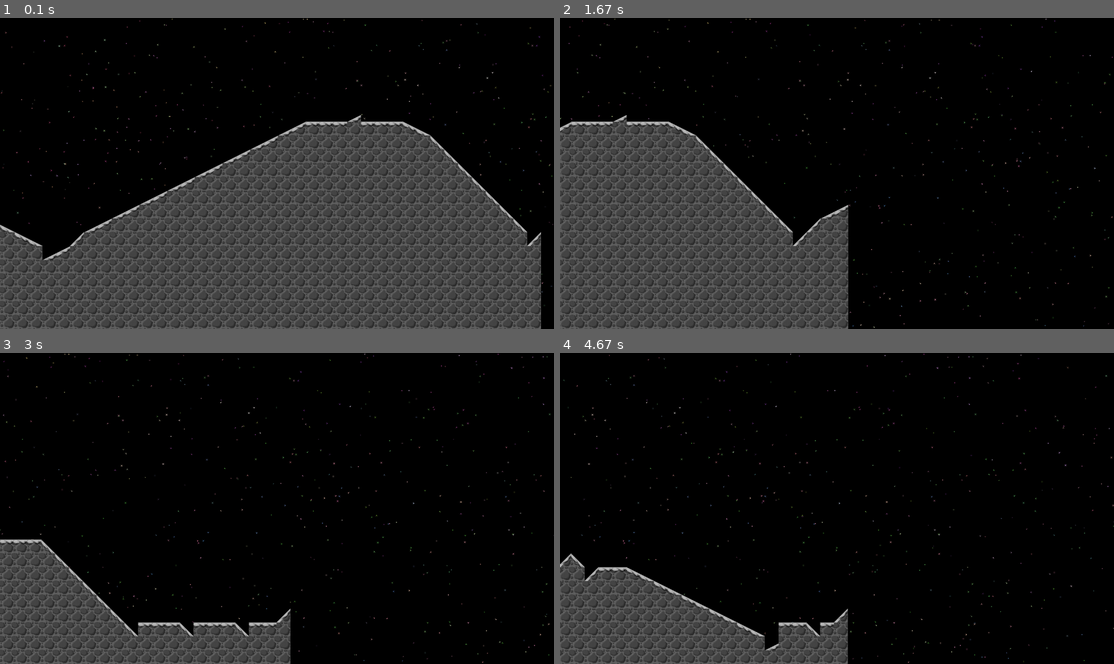
Above: before the commit, frames 1-4 (two rows, left to right).
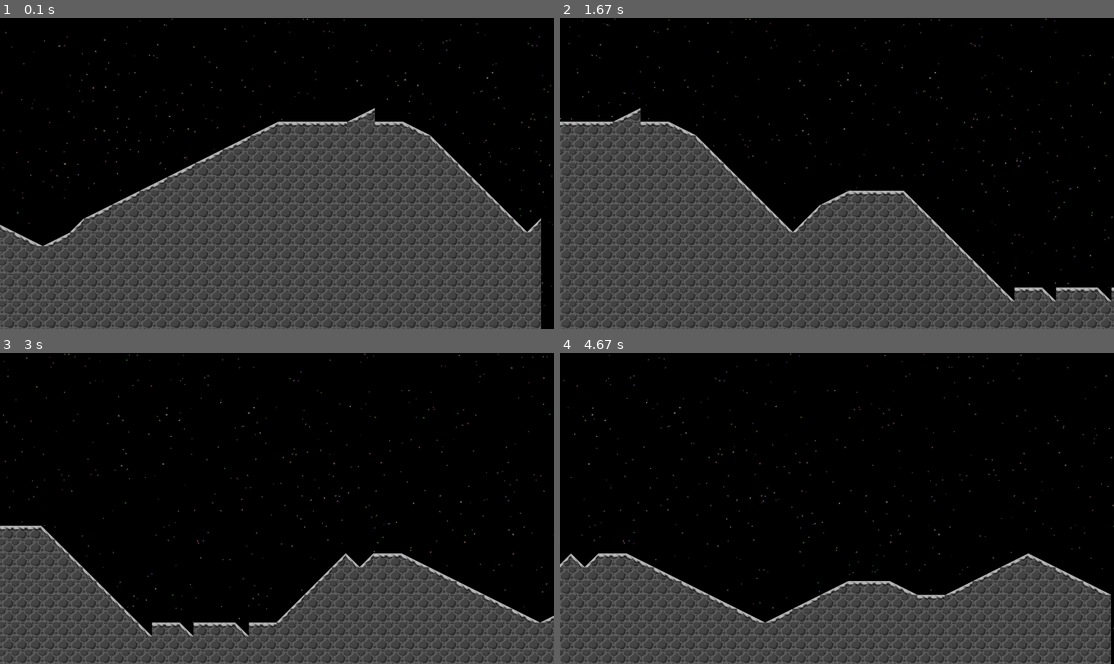
Above: after the commit, the same moments.

Repository: moriarty83/pygame-starter
Game: pygame game, started from quickstart.py
Two runs of this game, one before a commit and one after it. Both use one fixed random seed, a clock stepped at 60 frames per second and the inputs below.
Inputs:
- Up to frame 1 (0.1 s): no input
- Up to frame 2 (1.67 s): hold J 0.33-0.8 s; hold D 0.33-0.8 s; hold D 0.83-1.3 s; tap J at 0.9, 1.2, 1.4 s; hold W 1.33-1.63 s
- Up to frame 3 (3 s): hold D 1.67-2.13 s; tap J at 1.73, 2.03, 2.23, 2.53, 2.8 s; hold A 2.17-2.7 s; hold S from 2.73 s (still down)
- Up to frame 4 (4.67 s): release S at 3.03 s; hold A 3.07-3.47 s; tap J at 3.13, 3.43, 3.57, 3.97, 4.27, 4.63 s; hold W 3.5-3.87 s; hold D 3.9-4.53 s; hold S from 4.57 s (still down)

The runs differ from the first frame. In frame 1, 2.7% of the frame differs, in the area x 7-98%, y 29-78%; in frame 2, 13%; in frame 3, 14%; in frame 4, 16%, in the area x 4-100%, y 64-100%.

Commit message:
log generation hits

Diff:
--- a/quickstart.py
+++ b/quickstart.py
@@ -4,8 +4,11 @@
 import sys
 import math
 import random
+import time
 
 pygame.init()
+
+makingRow = False
 
 screen = pygame.display.set_mode((1280, 720))
 ground = pygame.display.set_mode((1280, 720))
@@ -50,8 +53,8 @@
 
 down_flat_tiles = {
     "flat": [32, 0],
-    "down_steep": [224, 0],
-    "down_gentle_start": [192, 64],
+    "down_steep": [192, 0],
+    "down_gentle_start": [128, 64],
 }
 
 clock = pygame.time.Clock()
@@ -136,56 +139,87 @@
 
 
 def build_ground_col():
+
+    global makingRow
+    makingRow = True
+
     toppings = dict(list(tiles.items())[:5])
     height = 8
     topper = random.choice(list(toppings.keys()))
     firstRow = False if len(rows) > 0 else True
     if firstRow == False:
+        if height == 15:
+            topper = random.choice(list(down_flat_tiles.keys()))
+        if height < 4:
+            topper = random.choice(list(up_flat_tiles.keys()))
         height = rows[-1]["height"]
 
         proceed = True if random.randint(0, 10) > 3 else False
         gentleSlope = True if firstRow == False and rows[-1]["topper"] == "up_gentle_start" or firstRow == False and rows[-1]["topper"] == "down_gentle_start" else False
-        print("proceed: ", proceed)
-        if proceed == True or gentleSlope == True:
+        if rows[-1]["topper"] == "up_gentle_start":
+            print("hit 1")
+            topper = "up_gentle_continue"
+        elif rows[-1]["topper"] == "down_gentle_start":
+            print("hit 2")
+            topper = "down_gentle_continue"
+
+        elif proceed == True or gentleSlope == True:
+            print("hit 3")
+
             if rows[-1]["topper"] == "up_steep":
+                print("hit 4")
                 topper = "up_steep"
                 height += 1
             elif rows[-1]["topper"] == "down_steep":
+                print("hit 5")
                 topper = "down_steep"
                 height -= 1
-            if rows[-1]["topper"] == "up_gentle_start":
-                topper = "up_gentle_continue"
-            elif rows[-1]["topper"] == "down_gentle_start":
-                topper = "down_gentle_continue"
+
             elif rows[-1]["topper"] == "up_gentle_continue":
+                print("hit 6")
                 height += 1
                 topper = "up_gentle_start"
             elif rows[-1]["topper"] == "down_gentle_continue":
+                print("hit 7")
                 height -= 1
                 topper = "down_gentle_start"
             else:
+                print("hit 8")
                 topper = rows[-1]["topper"]
             if height < 3:
+                print("hit 9")
                 topper = "flat"
                 height = 3
             if height > 15:
+                print("hit 10")
                 topper = "flat"
                 height = 15
 
         elif proceed == False and firstRow == False:
             print("proceed false, topper is: ", topper)
             if rows[-1]["topper"] == "flat":
+                print("hit 11")
                 if topper == "up_steep" or topper == "up_gentle_start":
+                    print("hit 12")
                     height += 1
             elif rows[-1]["topper"] == "up_steep" or rows[-1]["topper"] == "up_gentle_continue":
+                print("hit 13")
                 if topper == "up_steep" or topper == "up_gentle_start":
+                    print("hit 14")
                     height += 1
             elif rows[-1]["topper"] == "down_steep" or rows[-1]["topper"] == "down_gentle_continue":
-                if topper != "up_steep" or topper != "up_gentle_start":
+                print("hit 15")
+                if topper != "up_steep" and topper != "up_gentle_start":
+                    print("hit 16")
+                    print("topper is NOT upsteep, up gentle, topper is: {}",
+                          topper)
                     height -= 1
                 else:
-                    print("topper is upsteep, up gentle or flat")
-
+                    print("hit 17")
+                    print(
+                        "topper is upsteep, up gentle, topper is: {}", topper)
+        print("previous topper is " + rows[-1]["topper"] + " previous height is " +
+              str(rows[-1]["height"]) + " current topper is " + topper)
     surface = pygame.Surface((32, height*32))
     for i in range(height):
         if i != 0:
@@ -195,6 +229,7 @@
         tile = get_ground_tile(ground_tiles_image, type)
         surface.blit(tile, (0, i*32))
     col = {"surface": surface, "height": height, "topper": topper}
+
     return col
 
 
@@ -213,6 +248,11 @@
         if event.type == pygame.QUIT:
             running = False
     keys = pygame.key.get_pressed()
+    if keys[pygame.K_j]:
+        if makingRow != True:
+            rows.append(build_ground_col())
+
+    makingRow = False
     if keys[pygame.K_w]:
         player_pos.y -= 300 * dt
 
